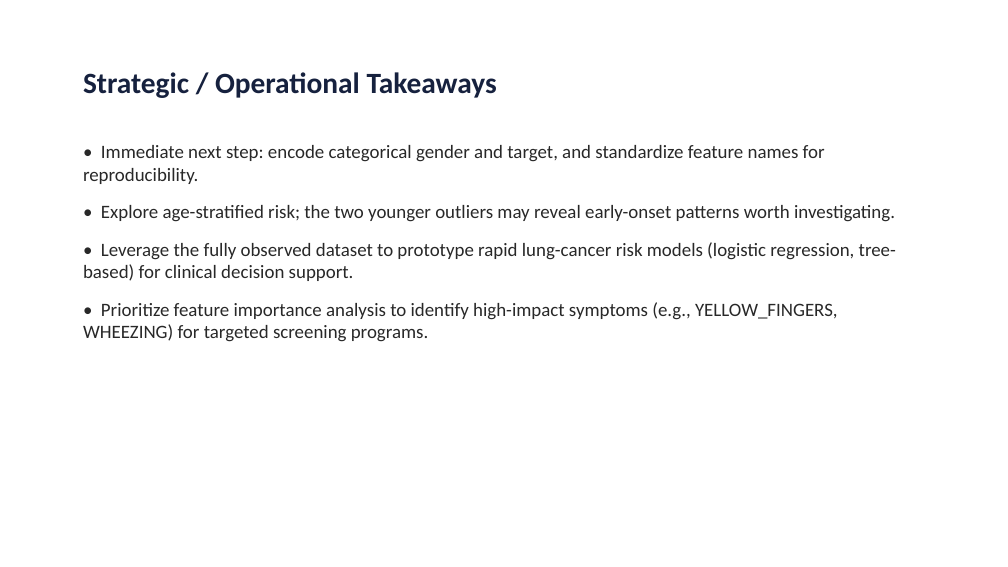
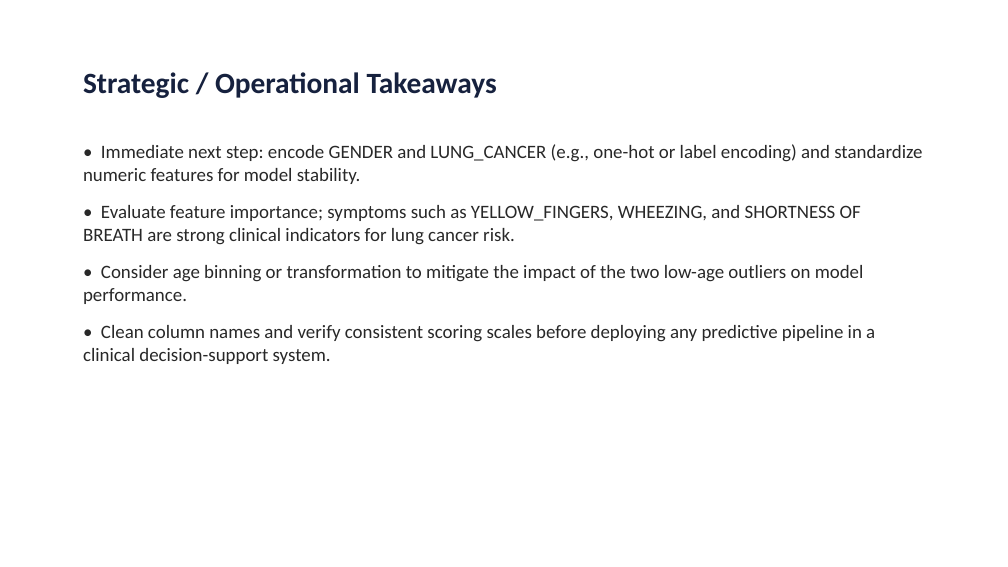
Before and after one commit to lekhalokare-28/datanova, a slide deck: slide 4 of reports/eda_presentation_report.pptx. Drawn at 1008x567 pixels with LibreOffice and Linux fonts; fonts in the diff are those of the drawing. Boxes give left, top, right and bottom in pixels: in the first picture for what was removed or moved away, otherwise in the second. Text is boxed around its words. In the diff, an @@ line names an element or a change of style, - is before the commit and + after.

```diff
--- a/reports/eda_presentation_report.pptx
+++ b/reports/eda_presentation_report.pptx
@@ text at <box>83,144,922,364</box>: text changed @@
-• Immediate next step: encode categorical gender and target, and standardize feature names for reproducibility.
-• Explore age-stratified risk; the two younger outliers may reveal early-onset patterns worth investigating.
-• Leverage the fully observed dataset to prototype rapid lung-cancer risk models (logistic regression, tree-based) for clinical decision support.
-• Prioritize feature importance analysis to identify high-impact symptoms (e.g., YELLOW_FINGERS, WHEEZING) for targeted screening programs.
+• Immediate next step: encode GENDER and LUNG_CANCER (e.g., one-hot or label encoding) and standardize numeric features for model stability.
+• Evaluate feature importance; symptoms such as YELLOW_FINGERS, WHEEZING, and SHORTNESS OF BREATH are strong clinical indicators for lung cancer risk.
+• Consider age binning or transformation to mitigate the impact of the two low-age outliers on model performance.
+• Clean column names and verify consistent scoring scales before deploying any predictive pipeline in a clinical decision-support system.
```
Also in this commit, not shown: 2 other slides changed, 2 slides added, 9 other files.
